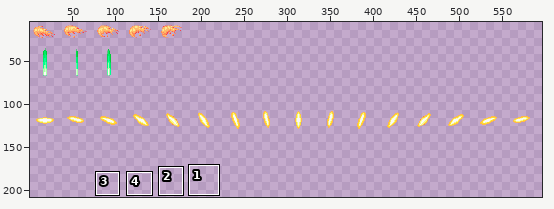
File history of a sprite sheet, sprites/Enemy Bullets.png. The picture above shows the old version from afar; the outline marks the close-up.
Close-up. First the earlier version:
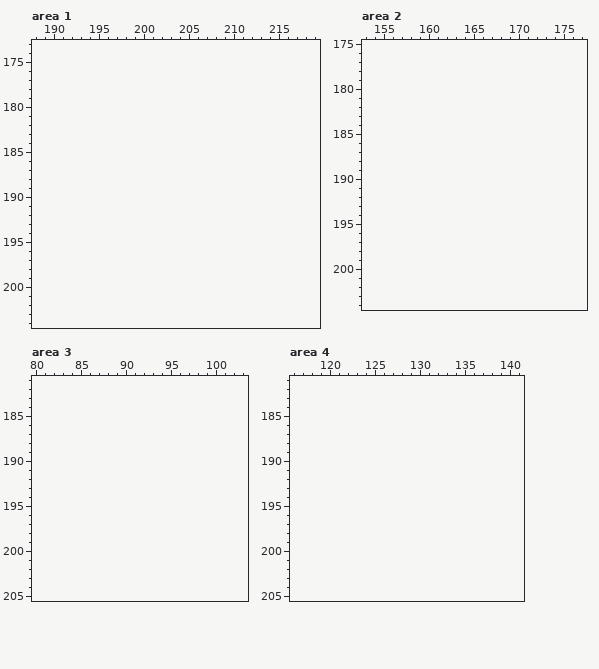
The file is 592x136 pixels. Colours within 5 levels of each other are drawn and written as one. Shown: area 1: x 188..219, y 173..204; area 2: x 153..177, y 175..204; area 3: x 80..103, y 181..205; area 4: x 116..141, y 181..205. The old version is drawn lined up with the new one, on the new canvas. The wide view leaves out empty margins. The commit also changed other parts of the picture, which this record leaves out.
New version:
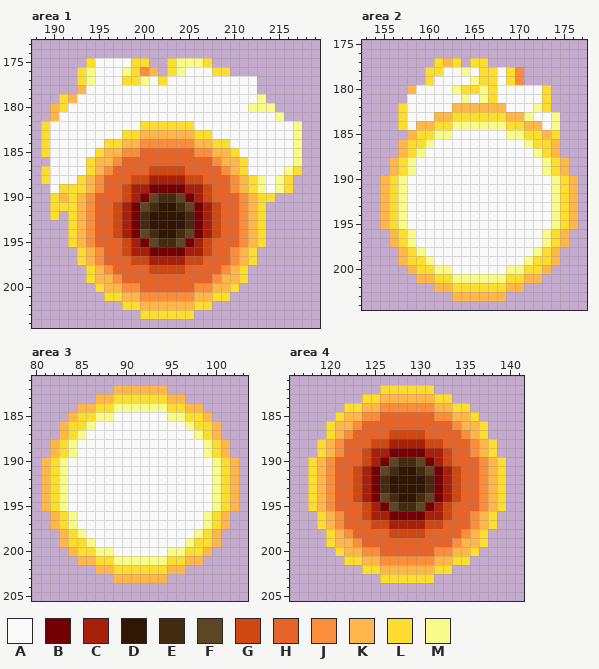
Palette (. is transparent): A #f9f9f9  B #740005  C #a7200a  D #2f1704  E #422b0e  F #5c4722  G #cf4812  H #e66329  J #fa8e3a  K #ffb64b  L #fedd31  M #f8fa8a
From old to new:
canvas 592x136 -> 629x238
Changed rows in their new state; - is an unchanged pixel.
Area 1:
first column x 189:
175 -----LAAAALL--LMMML----------
176 ----LMAAAMLJK-LMAAALL--------
177 ----LMAAALLMALAAAAAAAAAA-----
178 ----KAAAAAAAAAAAAAAAAAAA-----
179 --LKAAAAAAAAAAAAAAAAAAAAM----
180 -KLAAAAAAAAAAAAAAAAAAAAMMM---
181 -KAAAAAAAAAAAAAAAAAAAAAAAAM--
182 LAAAAAAAAAALLLLLLAAAAAAAAAAAM
183 LAAAAAAAALLKKKKKKLLAAAAAAAAAM
184 LAAAAAALLKKJJJJJJKKLLAAAAAAAM
185 LAAAAALKKJJHHHHHHJJKKLAAAAAAM
186 -AAAALKKJHHHHHHHHHHJKKLAAAAAM
187 LAAAALKJHHHHGGGGHHHHJKLAAAAML
188 LAAALKJHHHGGCCCCGGHHHJKLMAML-
189 -ALLLKJHHGCCBBBBCCGHHJKLMAML-
190 -LKLKJHHHGCBFEEFBCGHHHJKLL---
191 -LLLKJHHGCBFEDDEFBCGHHJKL----
192 -L-LKJHHGCBEDDDDEBCGHHJKL----
193 ---LKJHHGCBEDDDDEBCGHHJKL----
194 ---LKJHHGCBFEDDEFBCGHHJKL----
195 ---LKJHHHGCBFEEFBCGHHHJKL----
196 ----LKJHHGCCBBBBCCGHHJKL-----
197 ----LKJHHHGGCCCCGGHHHJKL-----
198 -----LKJHHHHGGGGHHHHJKL------
199 -----LKKJHHHHHHHHHHJKKL------
200 ------LKKJJHHHHHHJJKKL-------
201 -------LLKKJJJJJJKKLL--------
202 ---------LLKKKKKKLL----------
203 -----------LLLLLL------------
Area 2:
first column x 155:
177 ------LKL-LL----------
178 -----LLAAMALLALJ------
179 -----LAAAAMLLALJ------
180 ---KAAAAMLLMLAAAAAL---
181 ---AAAAAAMAMLAAAAAL---
182 --LAAAAAKKKKKKAAAML---
183 --LAAAKKLLLLLLKKMAAM--
184 --LAKKLLMMMMMMLLKKAM--
185 ---KLLMMAAAAAAMMLLKL--
186 --KLLMAAAAAAAAAAMLLK--
187 --KLMAAAAAAAAAAAAMLK--
188 -KLMAAAAAAAAAAAAAAMLK-
189 -KLMAAAAAAAAAAAAAAMLK-
190 KLMAAAAAAAAAAAAAAAAMLK
191 KLMAAAAAAAAAAAAAAAAMLK
192 KLMAAAAAAAAAAAAAAAAMLK
193 KLMAAAAAAAAAAAAAAAAMLK
194 KLMAAAAAAAAAAAAAAAAMLK
195 KLMAAAAAAAAAAAAAAAAMLK
196 -KLMAAAAAAAAAAAAAAMLK-
197 -KLMAAAAAAAAAAAAAAMLK-
198 --KLMAAAAAAAAAAAAMLK--
199 --KLLMAAAAAAAAAAMLLK--
200 ---KLLMMAAAAAAMMLLK---
201 ----KKLLMMMMMMLLKK----
202 ------KKLLLLLLKK------
203 --------KKKKKK--------
Area 3:
first column x 81:
182 --------KKKKKK--------
183 ------KKLLLLLLKK------
184 ----KKLLMMMMMMLLKK----
185 ---KLLMMAAAAAAMMLLK---
186 --KLLMAAAAAAAAAAMLLK--
187 --KLMAAAAAAAAAAAAMLK--
188 -KLMAAAAAAAAAAAAAAMLK-
189 -KLMAAAAAAAAAAAAAAMLK-
190 KLMAAAAAAAAAAAAAAAAMLK
191 KLMAAAAAAAAAAAAAAAAMLK
192 KLMAAAAAAAAAAAAAAAAMLK
193 KLMAAAAAAAAAAAAAAAAMLK
194 KLMAAAAAAAAAAAAAAAAMLK
195 KLMAAAAAAAAAAAAAAAAMLK
196 -KLMAAAAAAAAAAAAAAMLK-
197 -KLMAAAAAAAAAAAAAAMLK-
198 --KLMAAAAAAAAAAAAMLK--
199 --KLLMAAAAAAAAAAMLLK--
200 ---KLLMMAAAAAAMMLLK---
201 ----KKLLMMMMMMLLKK----
202 ------KKLLLLLLKK------
203 --------KKKKKK--------
Area 4:
first column x 118:
182 --------LLLLLL--------
183 ------LLKKKKKKLL------
184 ----LLKKJJJJJJKKLL----
185 ---LKKJJHHHHHHJJKKL---
186 --LKKJHHHHHHHHHHJKKL--
187 --LKJHHHHGGGGHHHHJKL--
188 -LKJHHHGGCCCCGGHHHJKL-
189 -LKJHHGCCBBBBCCGHHJKL-
190 LKJHHHGCBFEEFBCGHHHJKL
191 LKJHHGCBFEDDEFBCGHHJKL
192 LKJHHGCBEDDDDEBCGHHJKL
193 LKJHHGCBEDDDDEBCGHHJKL
194 LKJHHGCBFEDDEFBCGHHJKL
195 LKJHHHGCBFEEFBCGHHHJKL
196 -LKJHHGCCBBBBCCGHHJKL-
197 -LKJHHHGGCCCCGGHHHJKL-
198 --LKJHHHHGGGGHHHHJKL--
199 --LKKJHHHHHHHHHHJKKL--
200 ---LKKJJHHHHHHJJKKL---
201 ----LLKKJJJJJJKKLL----
202 ------LLKKKKKKLL------
203 --------LLLLLL--------
Changed places in both close-ups, as pixel boxes (x1, y1, x2, y2):
added: (41, 58, 302, 319)
added: (380, 58, 578, 301)
added: (41, 385, 239, 583)
added: (308, 385, 506, 583)
